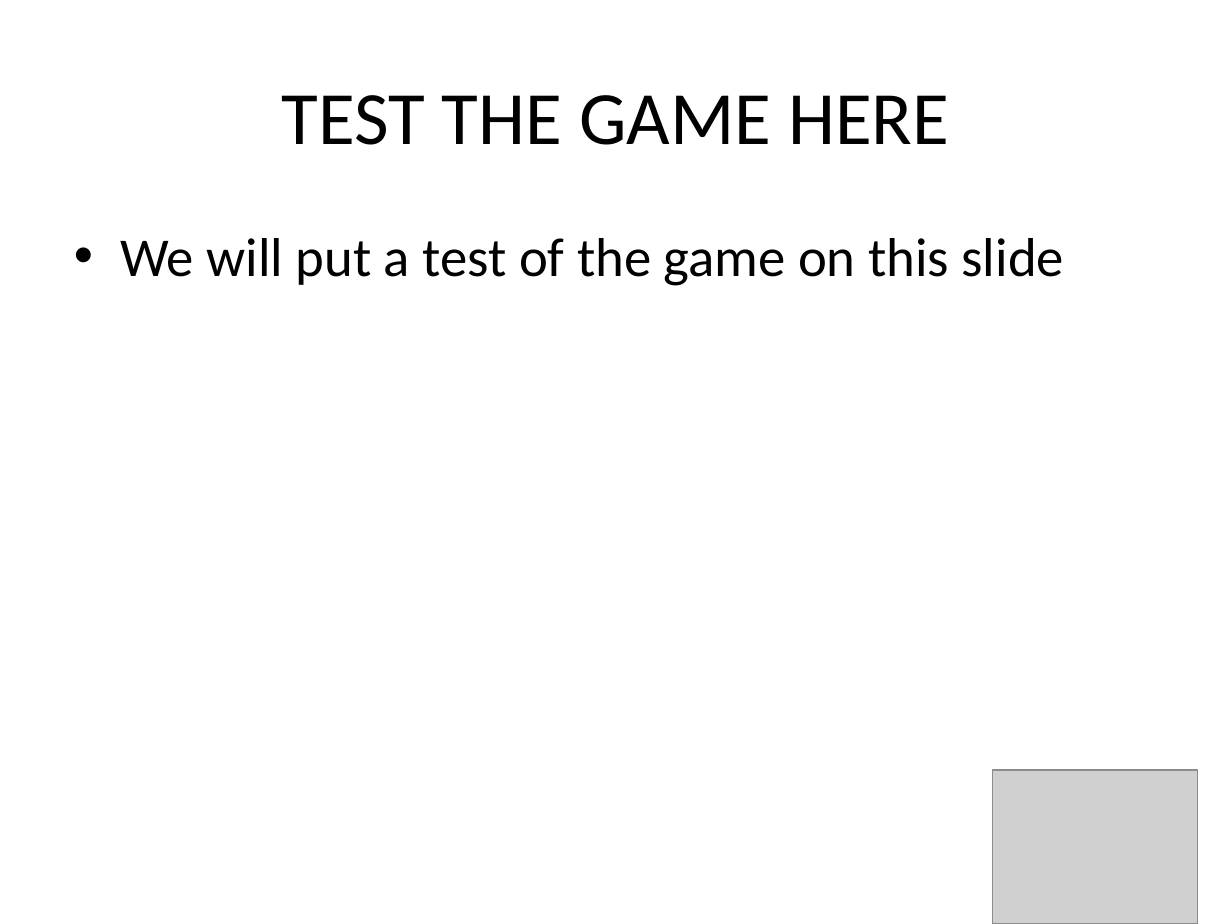
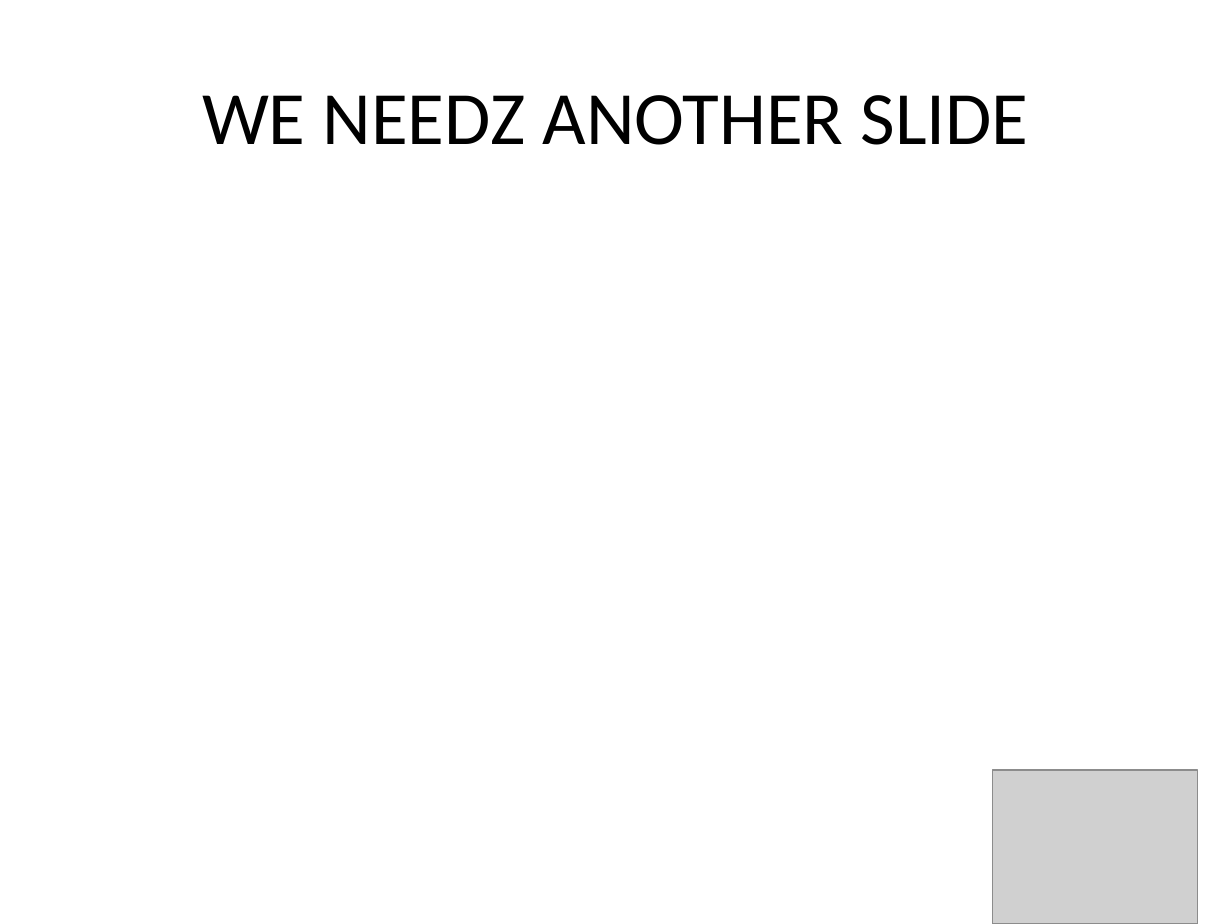
Before and after one commit to amlees/The-Great-Audio-Race, a slide deck: slide 11 of presenationTWO.pptx (slide 13 before the commit). Drawn at 1232x924 pixels with LibreOffice and Linux fonts; fonts in the diff are those of the drawing; grey boxes stand for pictures. Boxes give left, top, right and bottom in pixels: in the first picture for what was removed or moved away, otherwise in the second. Text is boxed around its words. In the diff, an @@ line names an element or a change of style, - is before the commit and + after.

```diff
--- a/presenationTWO.pptx
+++ b/presenationTWO.pptx
@@ title at [202,95,1029,145]: text changed @@
-TEST THE GAME HERE
+WE NEEDZ ANOTHER SLIDE
@@ text removed at [120,238,1064,286] @@
-• We will put a test of the game on this slide
```
Also in this commit, not shown: 7 other slides changed, 5 slides added, 7 slides removed, 1 other file.
